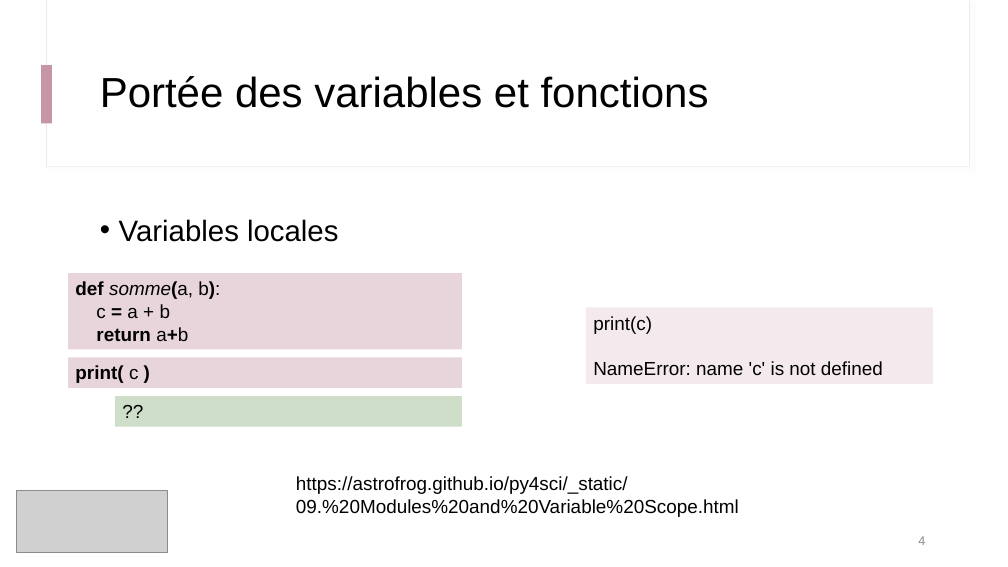
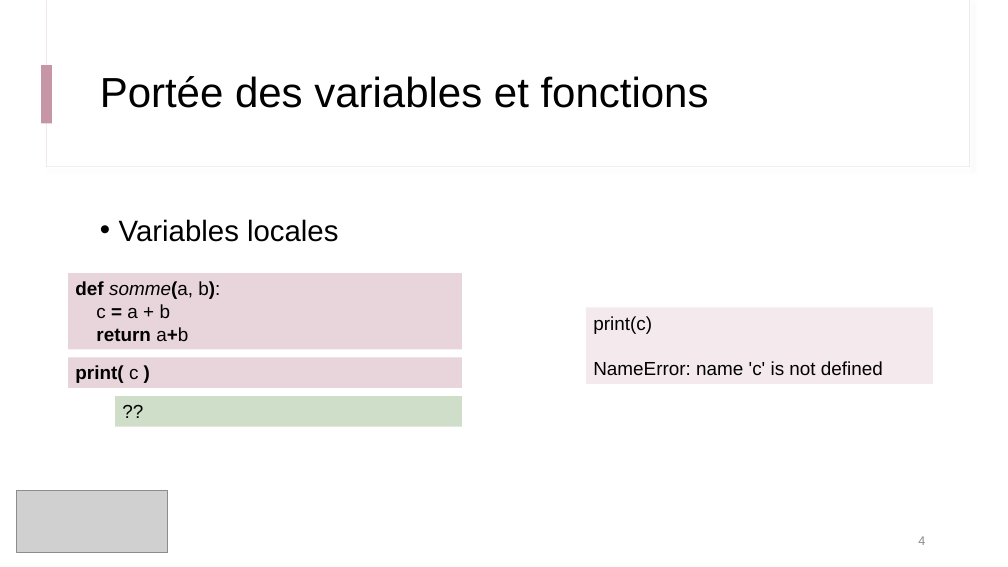
Before and after one commit to IOGS-Digital-Methods/semester-5, a slide deck: slide 4 of s5_outils_numeriques/b1_outils_numeriques/seance1_demistifier_python/B1_2_Fonctions_Modules.pptx. Drawn at 1008x567 pixels with LibreOffice and Linux fonts; fonts in the diff are those of the drawing; grey boxes stand for pictures. Boxes give left, top, right and bottom in pixels: in the first picture for what was removed or moved away, otherwise in the second. Text is boxed around its words. In the diff, an @@ line names an element or a change of style, - is before the commit and + after.

```diff
--- a/s5_outils_numeriques/b1_outils_numeriques/seance1_demistifier_python/B1_2_Fonctions_Modules.pptx
+++ b/s5_outils_numeriques/b1_outils_numeriques/seance1_demistifier_python/B1_2_Fonctions_Modules.pptx
@@ text removed at [296, 476, 739, 517] @@
-https://astrofrog.github.io/py4sci/_static/09.%20Modules%20and%20Variable%20Scope.html
```
Also in this commit, not shown: 19 other files.
